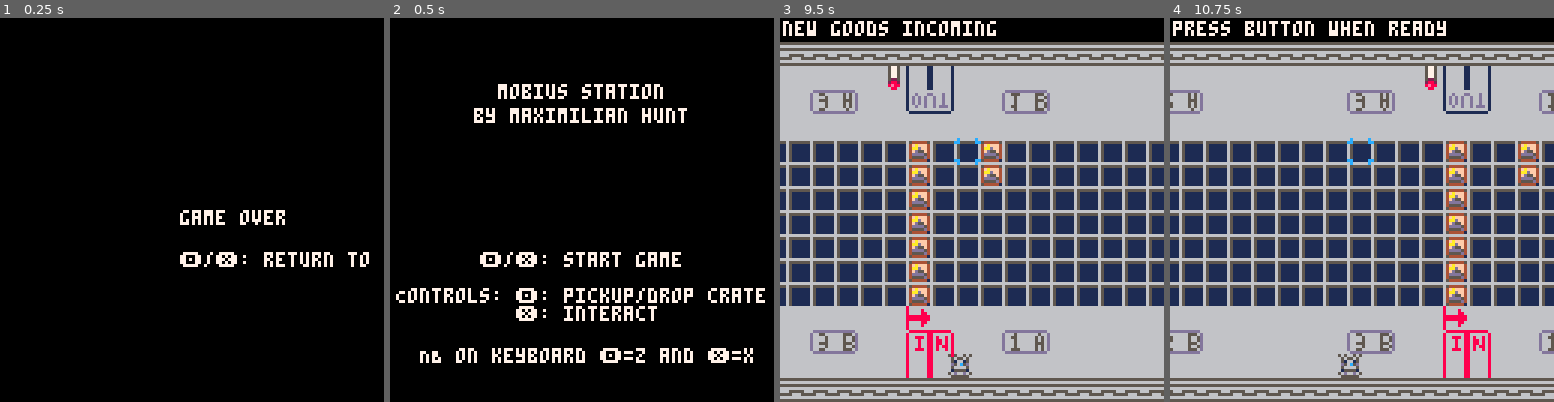
Above: before the commit, frames 1-4 (left to right).
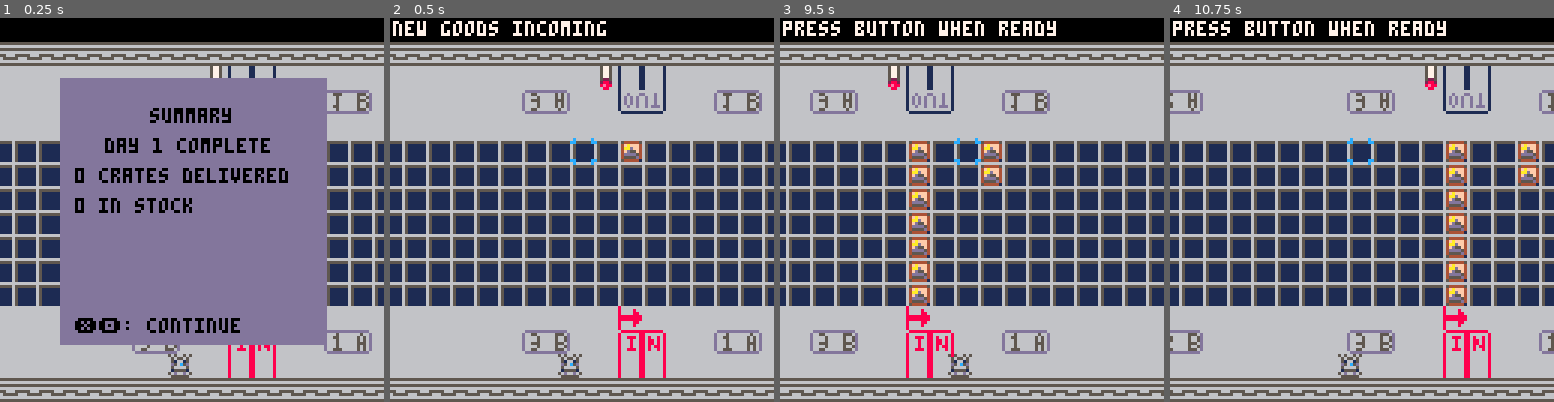
Above: after the commit, the same moments.

Repository: m-r-hunt/Pico-8-Carts
Game: PICO-8 cartridge mobius.p8
Two runs of this game, one before a commit and one after it. Both use one fixed random seed, a clock stepped at 60 frames per second and the inputs below.
Inputs:
- Up to frame 1 (0.25 s): no input
- Up to frame 2 (0.5 s): tap O (Z key) at 0.33 s
- Up to frame 3 (9.5 s): tap O (Z key) at 0.7, 1.43, 2.22, 3.1, 3.98, 4.87, 5.75, 6.63, 7.52, 8.4, 9.28 s; tap X (X key) at 1.07, 2.07, 2.4, 2.73, 3.07, 3.4, 3.73, 4.07, 4.4, 4.73, 5.07, 5.4, 5.73, 6.07, 6.4, 6.73, 7.07, 7.4, 7.73, 8.07, 8.4, 8.73, 9.07, 9.4 s; hold Left 1.97-2.37 s; hold Down 2.42-2.82 s; hold Right 2.87-3.53 s; hold Up 3.58-4.08 s; hold Right 4.13-4.53 s; hold Down 4.58-5.08 s; hold Left 5.13-5.8 s; hold Up 5.85-6.18 s; hold Left 6.23-6.63 s; hold Down 6.68-7.08 s; hold Right 7.13-7.8 s; hold Up 7.85-8.35 s; hold Right 8.4-8.8 s; hold Down 8.85-9.35 s; hold Left from 9.4 s (still down)
- Up to frame 4 (10.75 s): tap X (X key) every 0.33 s from 9.73 to 10.73 s; release Left at 10.07 s; hold Up 10.12-10.45 s; tap O (Z key) at 10.17 s; hold Left from 10.5 s (still down)

The runs differ from the first frame. In frame 1, 90% of the frame differs, in the area x 0-100%, y 6-100%; in frame 2, 95%, in the area x 0-100%, y 0-100%; in frame 3, 0.9%; in frame 4, nothing differs.

Commit message:
Make summary work

Diff:
--- a/mobius.p8
+++ b/mobius.p8
@@ -36,6 +36,8 @@
 	end
 	inventory={}
 	crates={}
+	day=0
+	total_delivered=0
 end
 
 --cargo:1 is the a-side, 7 is b-side
@@ -483,6 +485,7 @@
 	update_crates()
 	if btnp(5) and px>=26*8 and px<=28*8 and carrying_correct_crate() then
 		sfx(4)
+		total_delivered+=1
 		del(crates,pcarried)
 		inventory[pcarried.type]-=1
 		remove_target(pcarried.type)
@@ -518,6 +521,7 @@
 
 function enter_summary()
 	music(4)
+	day+=1
 end
 
 function update_summary()
@@ -530,6 +534,10 @@
 	draw_world()
 	rectfill(20,20,108,108,13)
 	print("summary",50,30,0)
+	print("day "..day.." complete",35,40,0)
+	print(total_delivered.." crates delivered",25,50,0)
+	print(count_inventory().." in stock",25,60,0)
+	print("❎🅾️: continue",25,100,0)
 end
 
 -->8
@@ -598,7 +606,7 @@
 function _init()
 	new_game()
 	transition("title")
-	transition("gameover")
+	transition("summary")
 end
 
 function _update60()
Not shown, changed: 130 lines of the sprite sheet (__gfx__) section of mobius.p8
Not shown, changed: the thumbnail (__label__) section of mobius.p8
